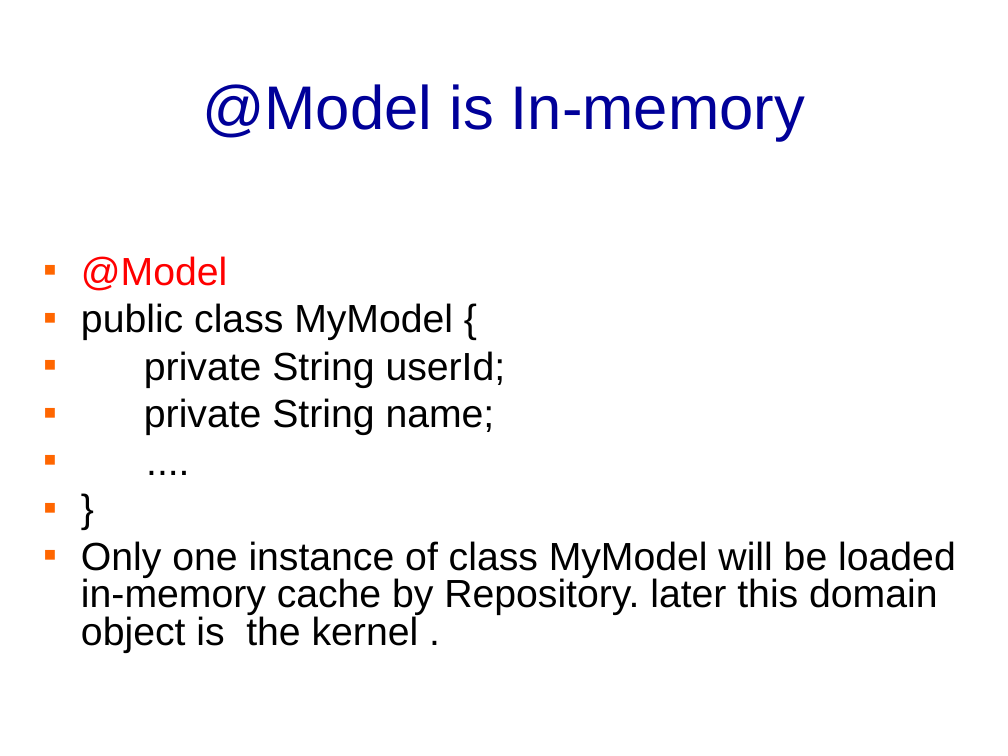
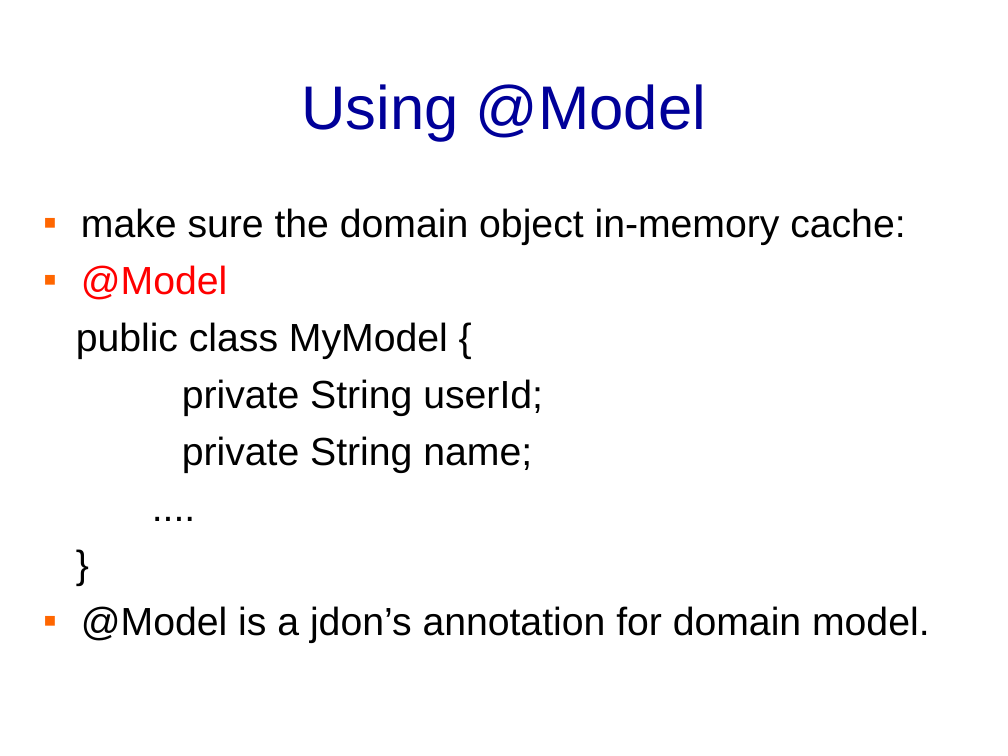
Before and after one commit to banq/banq.github.io, a slide deck: slide 18 of JdonFramework.ppt (slide 15 before the commit). Drawn at 1008x756 pixels with LibreOffice and Linux fonts; fonts in the diff are those of the drawing; background and template pictures are left out. Boxes give left, top, right and bottom in pixels: in the first picture for what was removed or moved away, otherwise in the second. Text is boxed around its words. In the diff, an @@ line names an element or a change of style, - is before the commit and + after.

```diff
--- a/JdonFramework.ppt
+++ b/JdonFramework.ppt
@@ title at <box>301,84,706,141</box>: text changed @@
-@Model is In-memory
+Using @Model
@@ text at <box>81,208,905,245</box>: paragraph added @@
+▪ make sure the domain object in-memory cache:
@@ text at <box>76,265,543,473</box>: line spacing 0.8 to 1; bullet ▪ to none @@
@@ text at <box>81,606,930,643</box>: text changed @@
-▪ Only one instance of class MyModel will be loaded in-memory cache by Repository. later this domain object is the kernel .
+▪ @Model is a jdon’s annotation for domain model.
```
Also in this commit, not shown: 5 other slides changed, 5 slides added, 1 slide removed.
